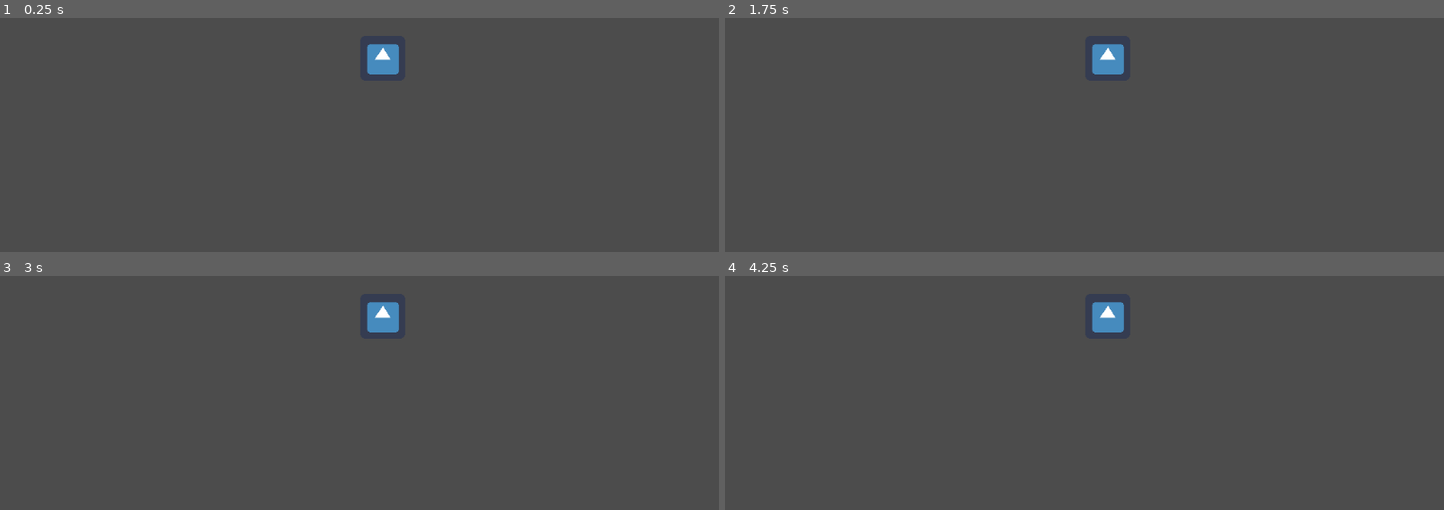
Above: before the commit, frames 1-4 (two rows, left to right).
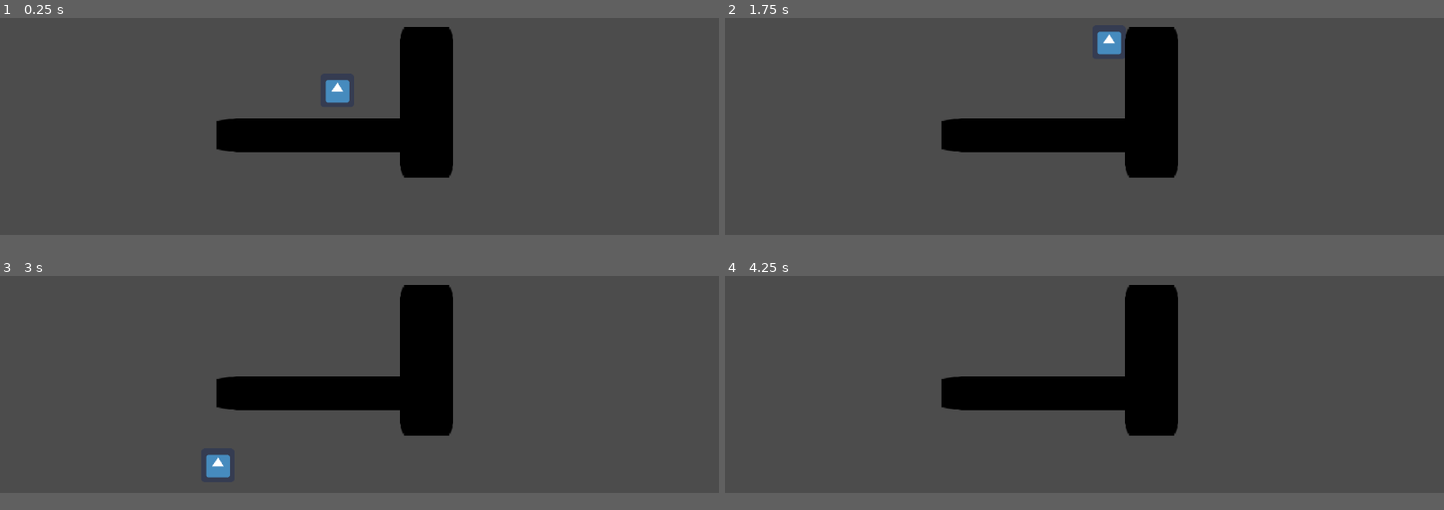
Above: after the commit, the same moments.

Repository: userinfamous/Game_Development
Game: Godot game, scene res://World.tscn
Two runs of this game, one before a commit and one after it. Both use one fixed random seed, a clock stepped at 60 frames per second and the inputs below. Before the commit the project has no main scene; this scene is started directly in both runs. The engine's default icon, where the game draws it, is replaced by a stand-in: a white triangle on a blue panel in a dark square.
Inputs:
- Up to frame 1 (0.25 s): no input
- Up to frame 2 (1.75 s): hold Right (ui_right) from 0.53 s (still down); tap Up (ui_up) at 0.6, 0.77, 1.07, 1.35, 1.52 s
- Up to frame 3 (3 s): tap Up (ui_up) at 1.82, 2.1, 2.85 s; release Right (ui_right) at 2.03 s; hold Left (ui_left) 2.03-2.78 s; hold Right (ui_right) from 2.78 s (still down)
- Up to frame 4 (4.25 s): keep holding Right (ui_right); tap Up (ui_up) at 3.02, 3.32, 3.6, 3.77, 4.07 s; tap Enter at 3.5 s
In our replay, the window is 800x468 before the commit and 800x449 after it. These sizes can differ from the game's own. Grey fills any space a smaller window leaves; there, only what the larger window draws over its background counts as a difference.

The runs differ from the first frame. In frame 1, 9.3% of the frame differs, in the area x 30-63%, y 3-69%; in frame 2, 9.0%; in frame 3, 9.3%; in frame 4, 9.0%.

Commit message:
Basic Mechanics Implemented
Hello guys I got down the basic mechanics now.

Diff:
--- a/KinematicBody2D.gd
+++ b/KinematicBody2D.gd
@@ -1,15 +1,71 @@
 extends KinematicBody2D
+#initialize varaibles
+var vel = Vector2()
+var vspd = 0
+var hspd = 0
+var dir = 0
+var input_dir = 0
 
-# class member variables go here, for example:
-# var a = 2
-# var b = "textvar"
+#initialize constant variable (fixed)
+const JUMPSPEED = 850
+const ACCELERATION = 100
+const FRICTION = 38
+const MAX_SPEED = 500
+const NORMAL_FORCE = Vector2(0,-1)
+const GRAVITY = 50
+const TERMINAL_VELOCITY = 1000
 
 func _ready():
-	# Called every time the node is added to the scene.
-	# Initialization here
+	set_physics_process(true)
+	set_process_input(true)
+
+func _input(event):
 	pass
 
-#func _process(delta):
-#	# Called every frame. Delta is time since last frame.
-#	# Update game logic here.
-#	pass
+
+func _physics_process(delta):
+	#conditions, store previous dir for inertia in opposite direction as well as making so that it wouldn't stop immediately
+	#see vel.y for more context. As Oppose to just input.dir the
+	if input_dir != 0:
+		dir = input_dir
+
+	#Input direction
+	if Input.is_action_pressed("ui_right") and not Input.is_action_pressed("ui_left"):
+		input_dir = 1
+	elif Input.is_action_pressed("ui_left") and not Input.is_action_pressed("ui_right"):
+		input_dir = -1
+	elif Input.is_action_pressed("ui_right") and Input.is_action_pressed("ui_left"):
+		input_dir = 0
+	else:
+		input_dir = 0
+
+
+	#activate hspd if there's input
+	if input_dir != 0:
+		hspd += ACCELERATION
+	else:
+		hspd -= FRICTION
+
+	#max speed, as well as constant acceleration on player
+	hspd = clamp(hspd,0,MAX_SPEED)
+	vspd += GRAVITY
+
+	#Terminal Velocity reached
+	if vspd >= TERMINAL_VELOCITY:
+		vspd = TERMINAL_VELOCITY
+
+	#jump
+	if is_on_floor() and Input.is_action_just_pressed("ui_up"):
+		vspd = -JUMPSPEED
+
+	#Inertia
+	if input_dir == -dir:
+		hspd /= 10
+
+	#Horizontal motion for the x component and vertical for y
+	vel.x = hspd * dir
+	vel.y = vspd
+
+	#move using linear velocity only
+	move_and_slide(vel,NORMAL_FORCE)
+	pass
--- a/World.tscn
+++ b/World.tscn
@@ -1,20 +1,102 @@
-[gd_scene load_steps=3 format=2]
+[gd_scene load_steps=5 format=2]
 
 [ext_resource path="res://KinematicBody2D.gd" type="Script" id=1]
 [ext_resource path="res://icon.png" type="Texture" id=2]
+
+[sub_resource type="RectangleShape2D" id=1]
+
+custom_solver_bias = 0.0
+extents = Vector2( 10, 10 )
+
+[sub_resource type="RectangleShape2D" id=2]
+
+custom_solver_bias = 0.0
+extents = Vector2( 10, 10 )
 
 [node name="Node" type="Node" index="0"]
 
 [node name="KinematicBody2D" type="KinematicBody2D" parent="." index="0"]
 
-position = Vector2( 534, 296 )
+editor/display_folded = true
+position = Vector2( 640.815, 392.46 )
 input_pickable = false
 collision_layer = 1
 collision_mask = 1
 collision/safe_margin = 0.08
 script = ExtResource( 1 )
+_sections_unfolded = [ "Transform" ]
+__meta__ = {
+"_edit_group_": true
+}
 
 [node name="icon" type="Sprite" parent="KinematicBody2D" index="0"]
 
-position = Vector2( 11, 27 )
 texture = ExtResource( 2 )
+_sections_unfolded = [ "Transform" ]
+
+[node name="CollisionShape2D" type="CollisionShape2D" parent="KinematicBody2D" index="1"]
+
+position = Vector2( -0.0505981, 0.0700431 )
+scale = Vector2( 3, 3 )
+shape = SubResource( 1 )
+_sections_unfolded = [ "Transform" ]
+
+[node name="Wall" type="StaticBody2D" parent="." index="1"]
+
+editor/display_folded = true
+position = Vector2( 634.956, 577.56 )
+scale = Vector2( 6.9986, 1 )
+input_pickable = false
+collision_layer = 1
+collision_mask = 1
+constant_linear_velocity = Vector2( 0, 0 )
+constant_angular_velocity = 0.0
+friction = 1.0
+bounce = 0.0
+_sections_unfolded = [ "Transform" ]
+__meta__ = {
+"_edit_group_": true
+}
+
+[node name="Sprite" type="Sprite" parent="Wall" index="0"]
+
+modulate = Color( 0, 0, 0, 1 )
+texture = ExtResource( 2 )
+_sections_unfolded = [ "Transform", "Visibility" ]
+
+[node name="CollisionShape2D" type="CollisionShape2D" parent="Wall" index="1"]
+
+position = Vector2( -0.054441, -0.0572647 )
+scale = Vector2( 3.2, 3.2 )
+shape = SubResource( 2 )
+_sections_unfolded = [ "Transform" ]
+
+[node name="Wall2" type="StaticBody2D" parent="." index="2"]
+
+editor/display_folded = true
+position = Vector2( 810.502, 515.039 )
+scale = Vector2( 1.58822, 4.49431 )
+input_pickable = false
+collision_layer = 1
+collision_mask = 1
+constant_linear_velocity = Vector2( 0, 0 )
+constant_angular_velocity = 0.0
+friction = 1.0
+bounce = 0.0
+_sections_unfolded = [ "Transform" ]
+__meta__ = {
+"_edit_group_": true
+}
+
+[node name="Sprite" type="Sprite" parent="Wall2" index="0"]
+
+modulate = Color( 0, 0, 0, 1 )
+texture = ExtResource( 2 )
+_sections_unfolded = [ "Transform", "Visibility" ]
+
+[node name="CollisionShape2D" type="CollisionShape2D" parent="Wall2" index="1"]
+
+position = Vector2( -0.054441, -0.0572647 )
+scale = Vector2( 3.2, 3.2 )
+shape = SubResource( 2 )
+_sections_unfolded = [ "Transform" ]
--- a/project.godot
+++ b/project.godot
@@ -11,8 +11,36 @@
 [application]
 
 config/name="Protoype_1"
+run/main_scene="res://World.tscn"
 config/icon="res://icon.png"
+config/stretch/aspect="keep"
+config/size/fullscreen=false
+
+[display]
+
+window/size/width=1366
+window/size/height=768
+window/stretch/aspect="keep"
+
+[input]
+
+ui_left=[ Object(InputEventKey,"resource_local_to_scene":false,"resource_name":"","device":0,"alt":false,"shift":false,"control":false,"meta":false,"command":false,"pressed":false,"scancode":16777231,"unicode":0,"echo":false,"script":null)
+, Object(InputEventJoypadButton,"resource_local_to_scene":false,"resource_name":"","device":0,"button_index":14,"pressure":0.0,"pressed":false,"script":null)
+, Object(InputEventKey,"resource_local_to_scene":false,"resource_name":"","device":0,"alt":false,"shift":false,"control":false,"meta":false,"command":false,"pressed":false,"scancode":65,"unicode":0,"echo":false,"script":null)
+ ]
+ui_right=[ Object(InputEventKey,"resource_local_to_scene":false,"resource_name":"","device":0,"alt":false,"shift":false,"control":false,"meta":false,"command":false,"pressed":false,"scancode":16777233,"unicode":0,"echo":false,"script":null)
+, Object(InputEventJoypadButton,"resource_local_to_scene":false,"resource_name":"","device":0,"button_index":15,"pressure":0.0,"pressed":false,"script":null)
+, Object(InputEventKey,"resource_local_to_scene":false,"resource_name":"","device":0,"alt":false,"shift":false,"control":false,"meta":false,"command":false,"pressed":false,"scancode":68,"unicode":0,"echo":false,"script":null)
+ ]
+ui_up=[ Object(InputEventKey,"resource_local_to_scene":false,"resource_name":"","device":0,"alt":false,"shift":false,"control":false,"meta":false,"command":false,"pressed":false,"scancode":87,"unicode":0,"echo":false,"script":null)
+, Object(InputEventJoypadButton,"resource_local_to_scene":false,"resource_name":"","device":0,"button_index":12,"pressure":0.0,"pressed":false,"script":null)
+, Object(InputEventKey,"resource_local_to_scene":false,"resource_name":"","device":0,"alt":false,"shift":false,"control":false,"meta":false,"command":false,"pressed":false,"scancode":16777232,"unicode":0,"echo":false,"script":null)
+ ]
+ui_down=[ Object(InputEventKey,"resource_local_to_scene":false,"resource_name":"","device":0,"alt":false,"shift":false,"control":false,"meta":false,"command":false,"pressed":false,"scancode":83,"unicode":0,"echo":false,"script":null)
+, Object(InputEventJoypadButton,"resource_local_to_scene":false,"resource_name":"","device":0,"button_index":13,"pressure":0.0,"pressed":false,"script":null)
+ ]
 
 [rendering]
 
+quality/filters/use_nearest_mipmap_filter=true
 environment/default_environment="res://default_env.tres"
